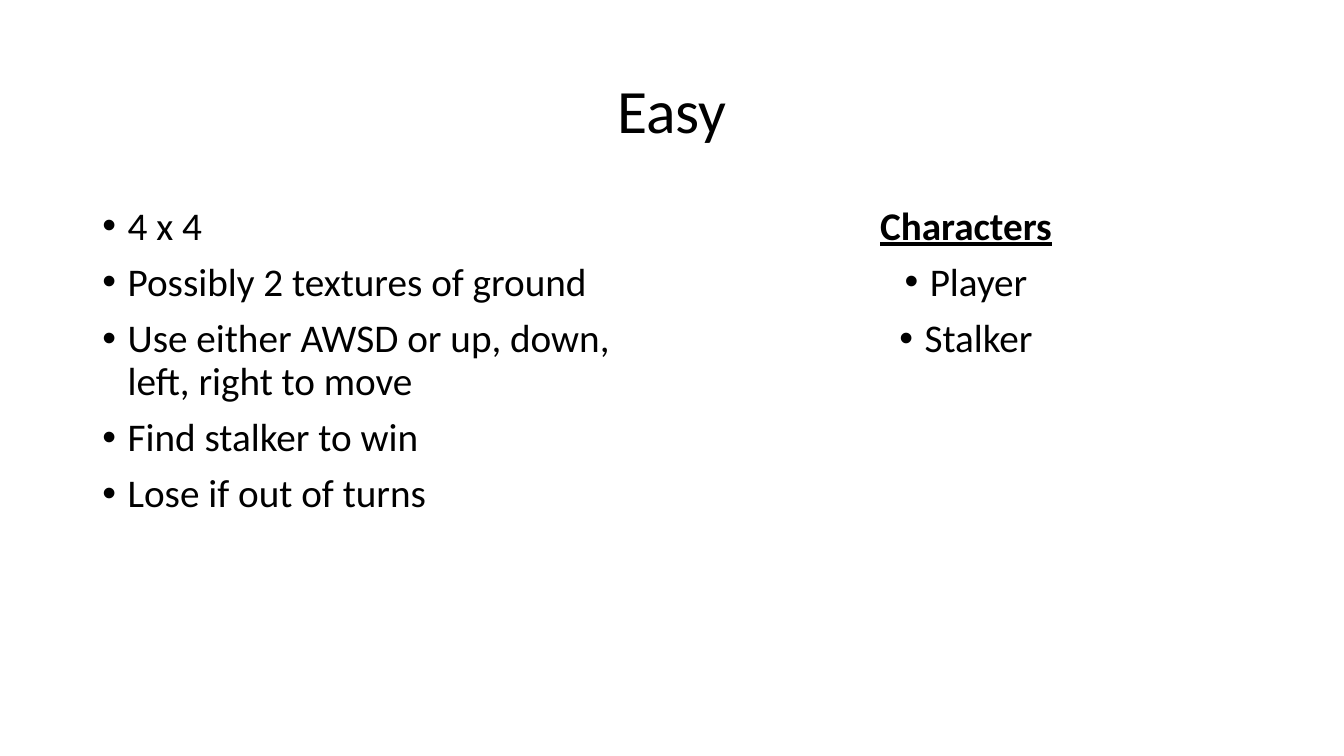
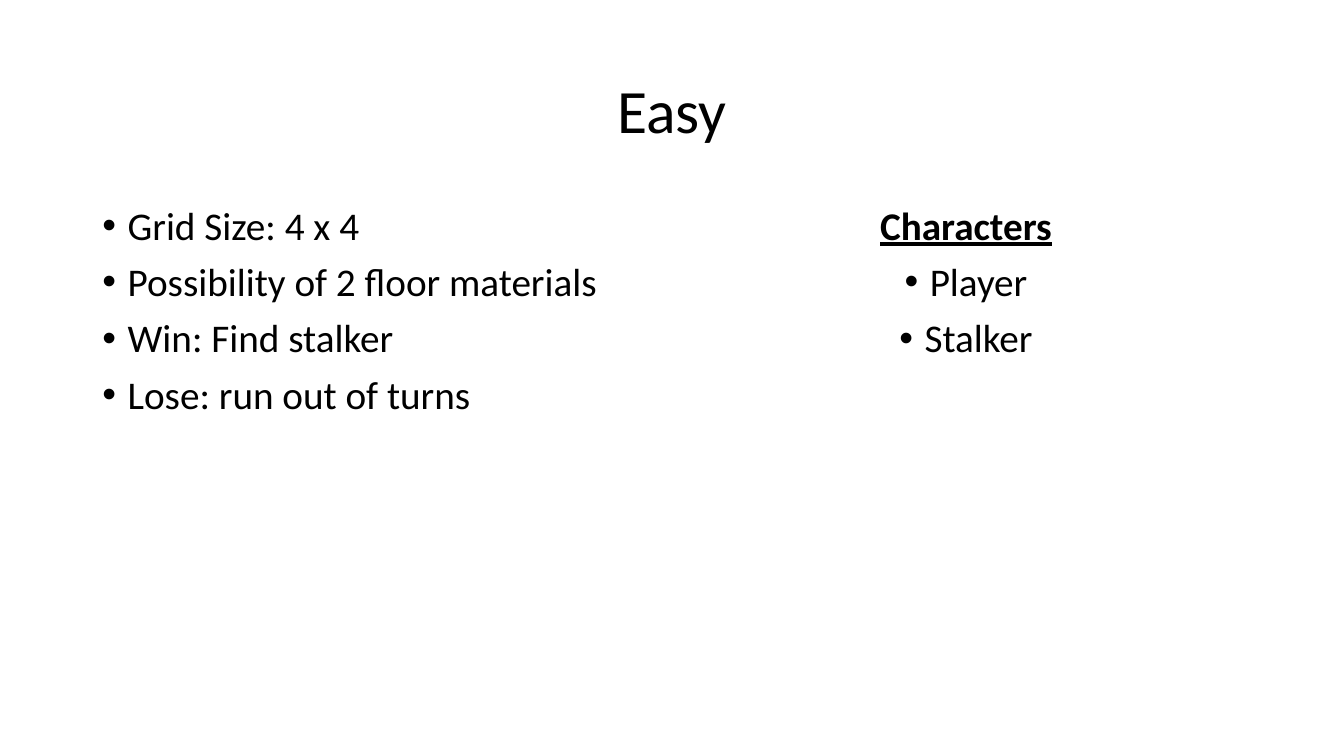
Before and after one commit to WyattSt/group-2, a slide deck: slide 4 of The Invisible Stalker.pptx. Drawn at 1344x756 pixels with LibreOffice and Linux fonts; fonts in the diff are those of the drawing. Boxes give left, top, right and bottom in pixels: in the first picture for what was removed or moved away, otherwise in the second. Text is boxed around its words. In the diff, an @@ line names an element or a change of style, - is before the commit and + after.

```diff
--- a/The Invisible Stalker.pptx
+++ b/The Invisible Stalker.pptx
@@ text at (128, 212, 597, 410): text changed @@
-• 4 x 4
-• Possibly 2 textures of ground
-• Use either AWSD or up, down, left, right to move
-• Find stalker to win
-• Lose if out of turns
+• Grid Size: 4 x 4
+• Possibility of 2 floor materials
+• Win: Find stalker
+• Lose: run out of turns
```
Also in this commit, not shown: 2 other slides changed, 2 slides added, 1 slide removed.
